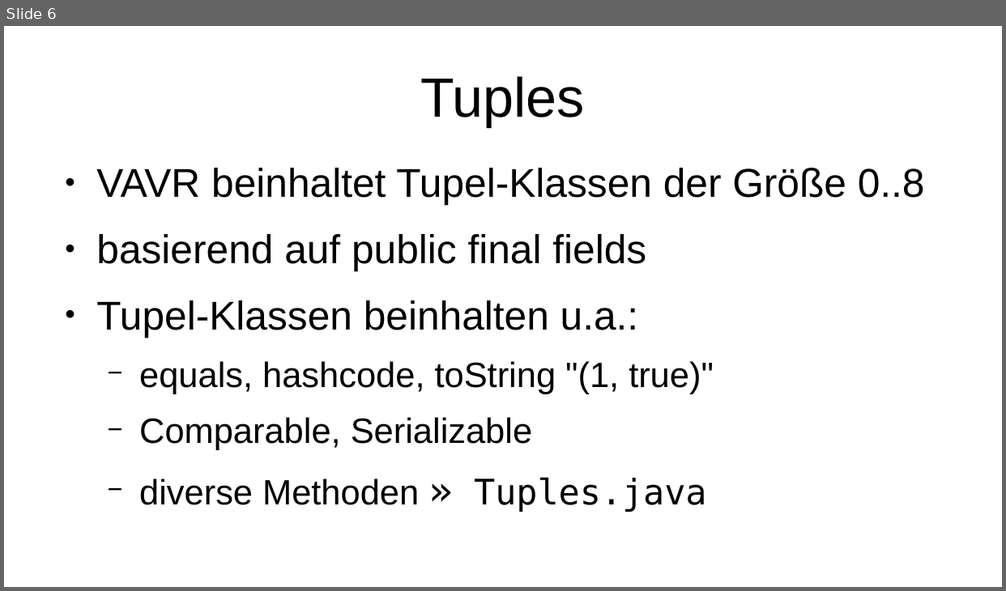
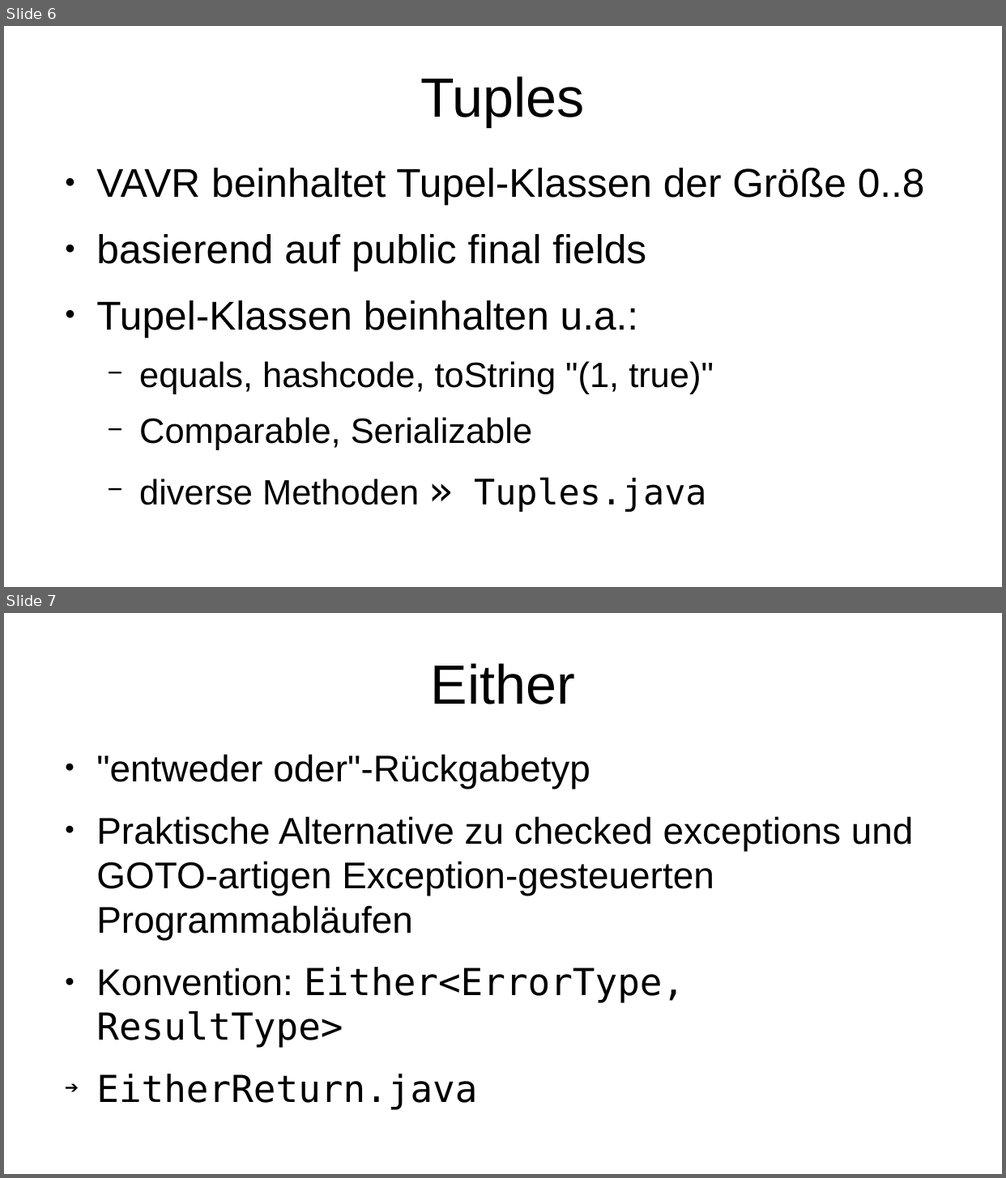
Before and after one commit to p3et/vavr-demo, a slide deck: coffee talk.odp. Shown one above the other, each under a label of ours: slide 6 before the commit, slides 6 and 7 after it. The pictures are 1006x591 and 1006x1178 pixels, drawn with LibreOffice and Linux fonts; fonts in the diff are those of the drawing. Boxes give left, top, right and bottom in pixels: in the first picture for what was removed or moved away, otherwise in the second. Text is boxed around its words. In the diff, an @@ line names an element or a change of style, - is before the commit and + after.

Commit message:
either

```diff
--- a/coffee talk.odp
+++ b/coffee talk.odp
@@ slide 7 added at (4,613,1002,1174), background #FFFFFF @@
@@ title added at (431,663,575,705), 44 pt, text #000000 @@
+Either
@@ text added at (96,754,914,1048), 29.6 pt, text #000000 @@
+● "entweder oder"-Rückgabetyp
+● Praktische Alternative zu checked exceptions und GOTO-artigen Exception-gesteuerten Programmabläufen
+● Konvention: Either<ErrorType, ResultType>
+➔ EitherReturn.java
```
Also in this commit, not shown: 3 slides changed, 1 other file.
